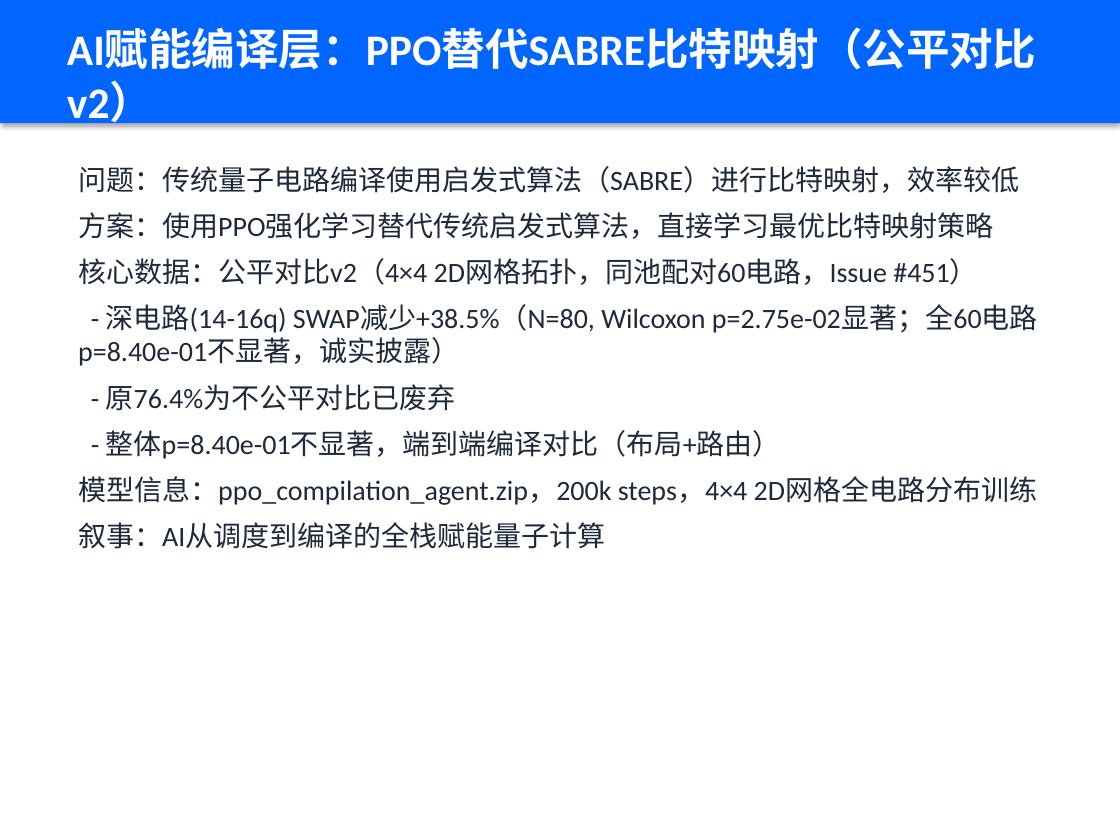
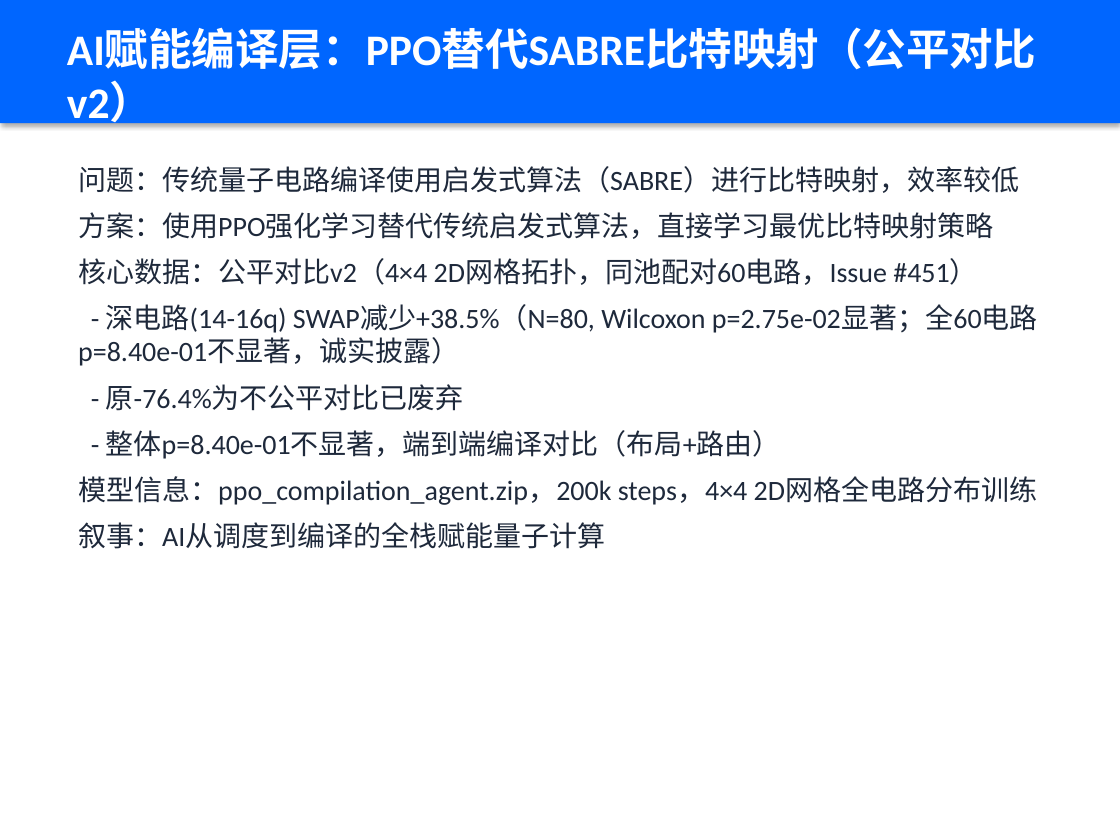
Before and after one commit to xiabai2008/quantum-rl-scheduler, a slide deck: slide 7 of deliverable_models/答辩PPT.pptx. Drawn at 1120x840 pixels with LibreOffice and Linux fonts; fonts in the diff are those of the drawing. Boxes give left, top, right and bottom in pixels: in the first picture for what was removed or moved away, otherwise in the second. Text is boxed around its words. In the diff, an @@ line names an element or a change of style, - is before the commit and + after.

```diff
--- a/deliverable_models/答辩PPT.pptx
+++ b/deliverable_models/答辩PPT.pptx
@@ text at [106, 384, 464, 411]: text changed @@
-- 原76.4%为不公平对比已废弃
+- 原-76.4%为不公平对比已废弃
```
Also in this commit, not shown: 3 other files.
